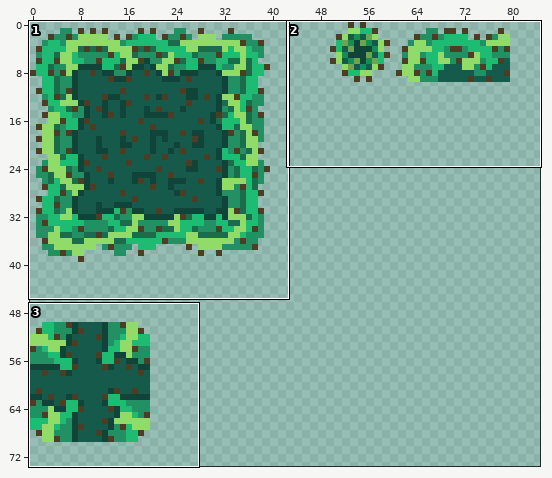
Sprite sheet, stored at Arch-enemies/assets/art/tilesets/bridge_tileset/bridge_bramble_tiles.png. The picture above shows the old version from afar; the outline marks the close-up.
Close-up. The starting point:
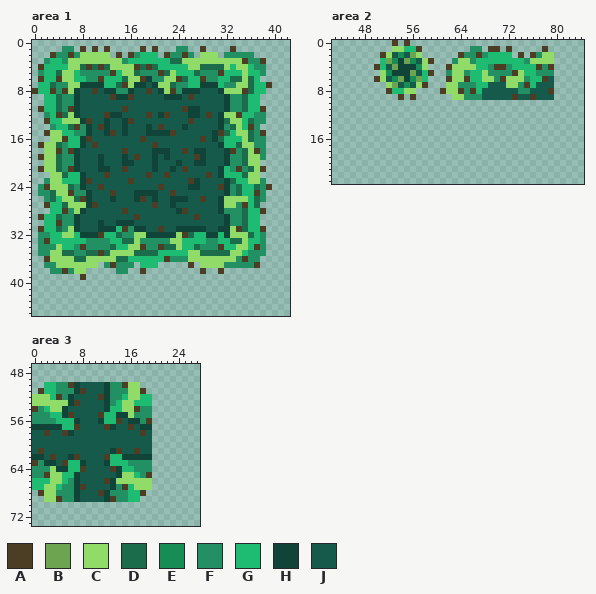
The file is 100x100 pixels. Colours within 5 levels of each other are drawn and written as one. Shown: area 1: x 0..42, y 0..45; area 2: x 43..84, y 0..23; area 3: x 0..27, y 47..73. The wide view leaves out empty margins.
Palette (. is transparent): A #4c3e24  B #6da44f  C #91db69  D #1a6c4a  E #178d56  F #239063  G #1ebc73  H #114439  J #165a4c
After the commit:
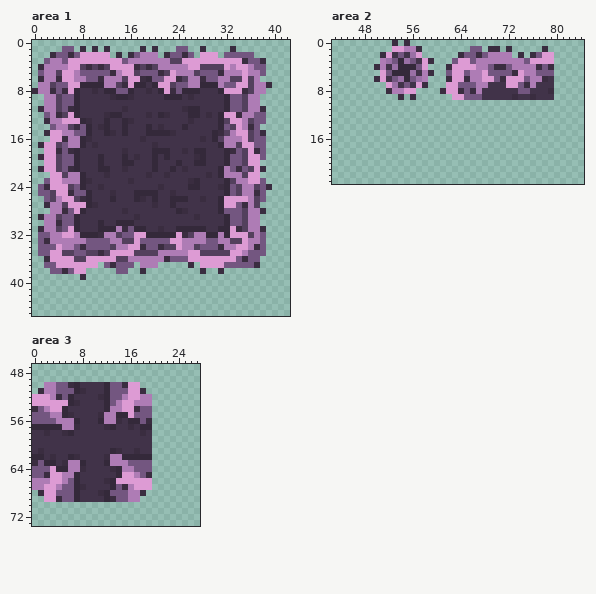
The commit says: Made the bramble purple
Change:
{"colour":"A","old":"#4c3e24","new":"#3a2d40"}
{"colour":"B","old":"#6da44f","new":"#9a70a6"}
{"colour":"C","old":"#91db69","new":"#dd9bd4"}
{"colour":"D","old":"#1a6c4a","new":"#53405d"}
{"colour":"F","old":"#239063","new":"#735680"}
{"colour":"G","old":"#1ebc73","new":"#ae7cb5"}
{"colour":"H","old":"#114439","new":"#34293a"}
{"colour":"J","old":"#165a4c","new":"#413349"}
{"where": "area 2"}
{"y":2,"x":54,"old":"E","new":"F"}
{"y":3,"x":53,"old":"E","new":"F"}
{"y":3,"x":56,"old":"E","new":"F"}
{"y":4,"x":57,"old":"E","new":"F"}
{"y":5,"x":52,"old":"E","new":"F"}
{"y":6,"x":53,"old":"E","new":"F"}
{"y":6,"x":56,"old":"E","new":"F"}
{"y":7,"x":55,"old":"E","new":"F"}
